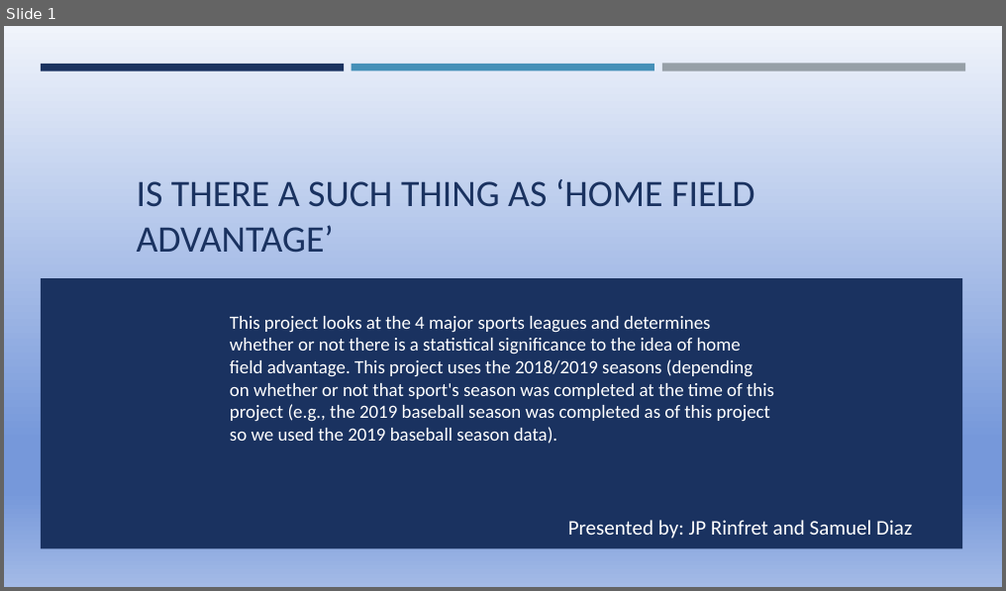
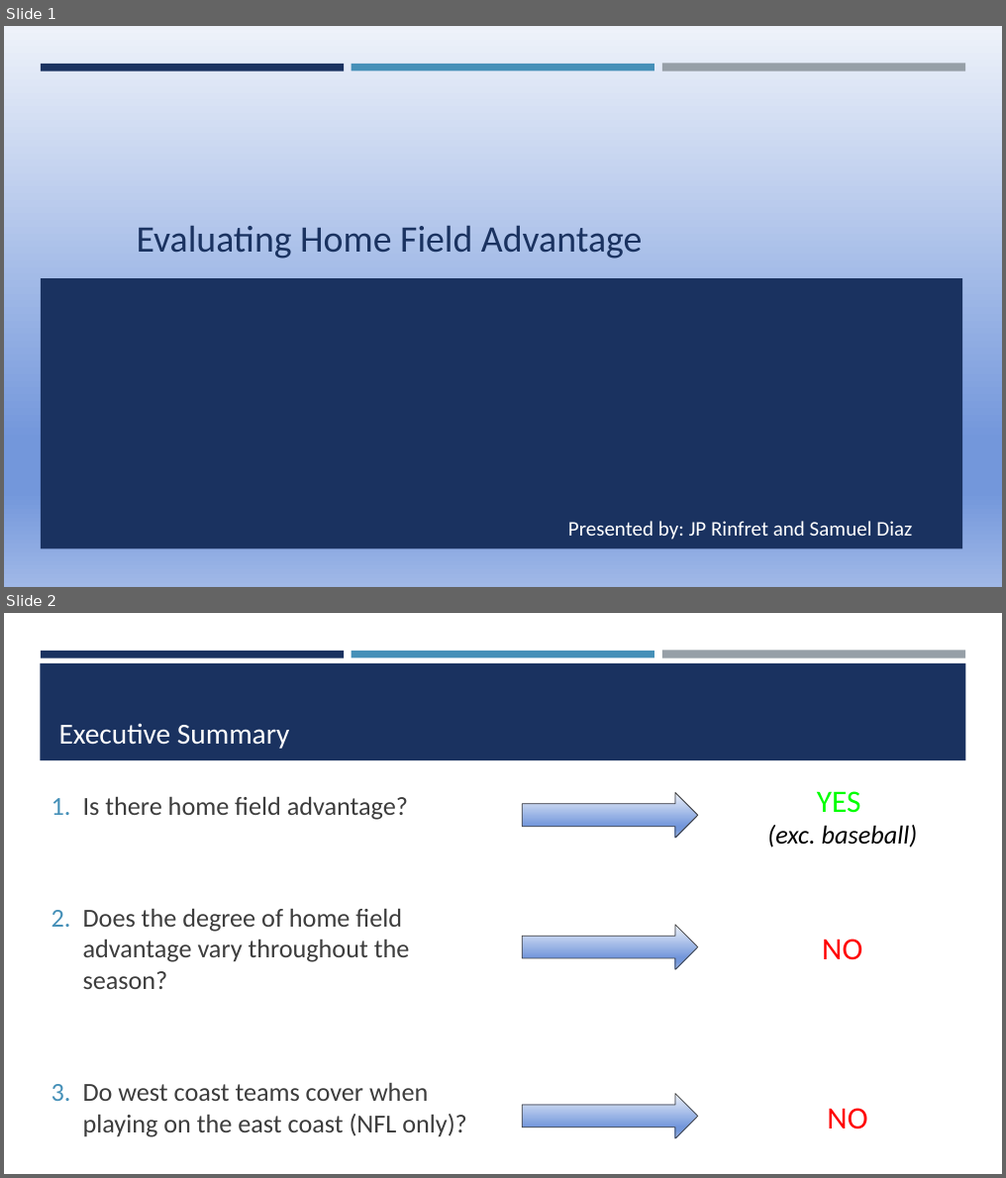
Before and after one commit to jprinfret/home_field_advantage, a slide deck: Presentation1.pptx. Shown one above the other, each under a label of ours: slide 1 before the commit, slides 1 and 2 after it. The pictures are 1006x591 and 1006x1178 pixels, drawn with LibreOffice and Linux fonts; fonts in the diff are those of the drawing. Boxes give left, top, right and bottom in pixels: in the first picture for what was removed or moved away, otherwise in the second. Text is boxed around its words. In the diff, an @@ line names an element or a change of style, - is before the commit and + after.

```diff
--- a/Presentation1.pptx
+++ b/Presentation1.pptx
@@ slide 2 added at (4,613,1002,1174), background #FFFFFF; not listed: 3 template elements that a slide beside it also shows @@
@@ rectangle added at (40,663,966,761), fill #1A3260 @@
@@ title added at (59,723,290,749), 28 pt, text #FFFFFF @@
+Executive Summary
@@ text added at (83,796,467,1138), 25 pt, text #3D3D3D @@
+1. Is there home field advantage?
+2. Does the degree of home field advantage vary throughout the season?
+3. Do west coast teams cover when playing on the east coast (NFL only)?
@@ right arrow added at (522,792,698,838), fill gradient #EEF2FA to #7397DB to #A0B8E7, outline #3D3D3D 0.75 pt @@
@@ text added at (767,791,918,848), 25 pt, text #000000, italic @@
+YES
+(exc. baseball)
@@ right arrow added at (522,925,698,969), fill gradient #EEF2FA to #7397DB to #A0B8E7, outline #3D3D3D 0.75 pt @@
@@ text added at (822,939,862,960), 30 pt, text #FF0000 @@
+NO
@@ right arrow added at (522,1093,698,1139), fill gradient #EEF2FA to #7397DB to #A0B8E7, outline #3D3D3D 0.75 pt @@
@@ text added at (827,1108,867,1130), 30 pt, text #FF0000 @@
+NO
@@ slide 1 changed as well @@
@@ background gradient #F0F4FB to #7698DA to #A3BAE6 to gradient #EEF2FA to #7397DB to #A0B8E7 @@
@@ title at (137,226,642,259): text changed @@
-IS THERE A SUCH THING AS ‘HOME FIELD ADVANTAGE’
+Evaluating Home Field Advantage
@@ text removed at (230,316,774,444) @@
-This project looks at the 4 major sports leagues and determines whether or not there is a statistical significance to the idea of home field advantage. This project uses the 2018/2019 seasons (depending on whether or not that sport's season was completed at the time of this project (e.g., the 2019 baseball season was completed as of this project so we used the 2019 baseball season data).
```
Also in this commit, not shown: 3 other slides changed, 10 other slides added, 4 slides removed, 2 other files.
